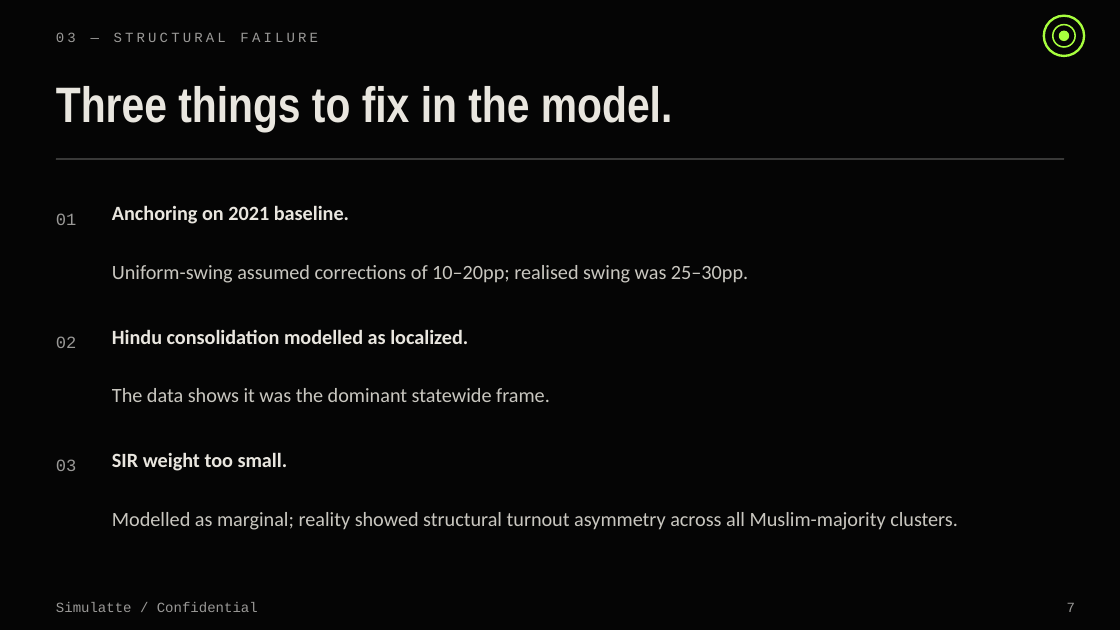
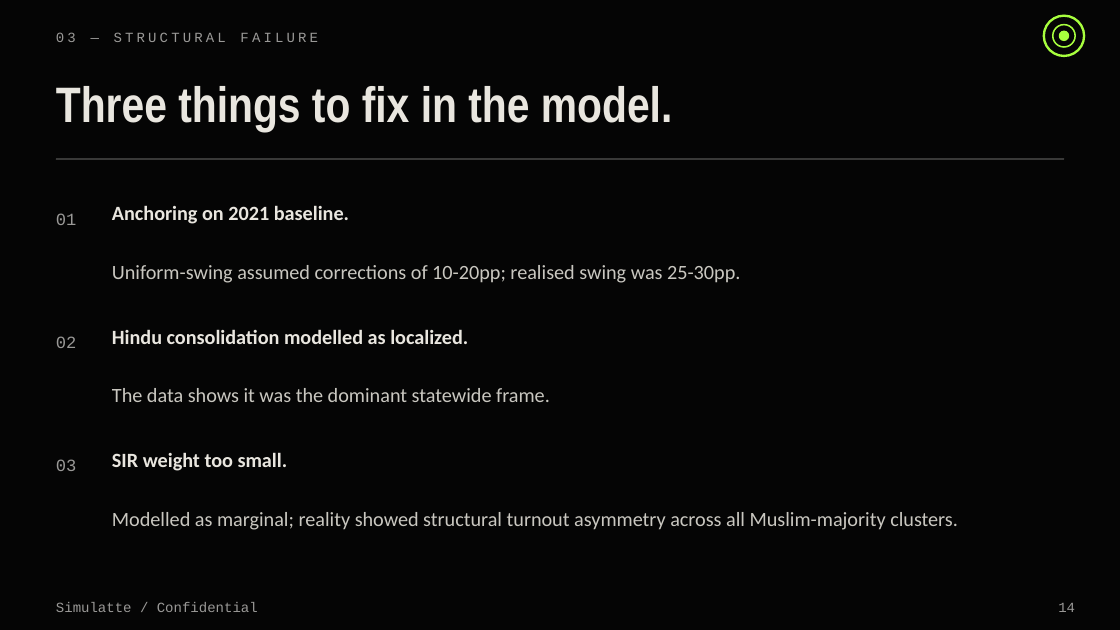
Before and after one commit to Iqbalahmed7/simulatte-popscale, a slide deck: slide 14 of engineering/wb_2026_postmortem_deck.pptx (slide 7 before the commit). Drawn at 1120x630 pixels with LibreOffice and Linux fonts; fonts in the diff are those of the drawing. Boxes give left, top, right and bottom in pixels: in the first picture for what was removed or moved away, otherwise in the second. Text is boxed around its words. In the diff, an @@ line names an element or a change of style, - is before the commit and + after.

```diff
--- a/engineering/wb_2026_postmortem_deck.pptx
+++ b/engineering/wb_2026_postmortem_deck.pptx
@@ text at <box>112,265,740,283</box>: text changed @@
-Uniform-swing assumed corrections of 10–20pp; realised swing was 25–30pp.
+Uniform-swing assumed corrections of 10-20pp; realised swing was 25-30pp.
@@ text at <box>1058,603,1075,612</box>: text changed @@
-7
+14
```
Also in this commit, not shown: 3 other slides changed, 10 slides added, 4 slides removed, 26 other files.
